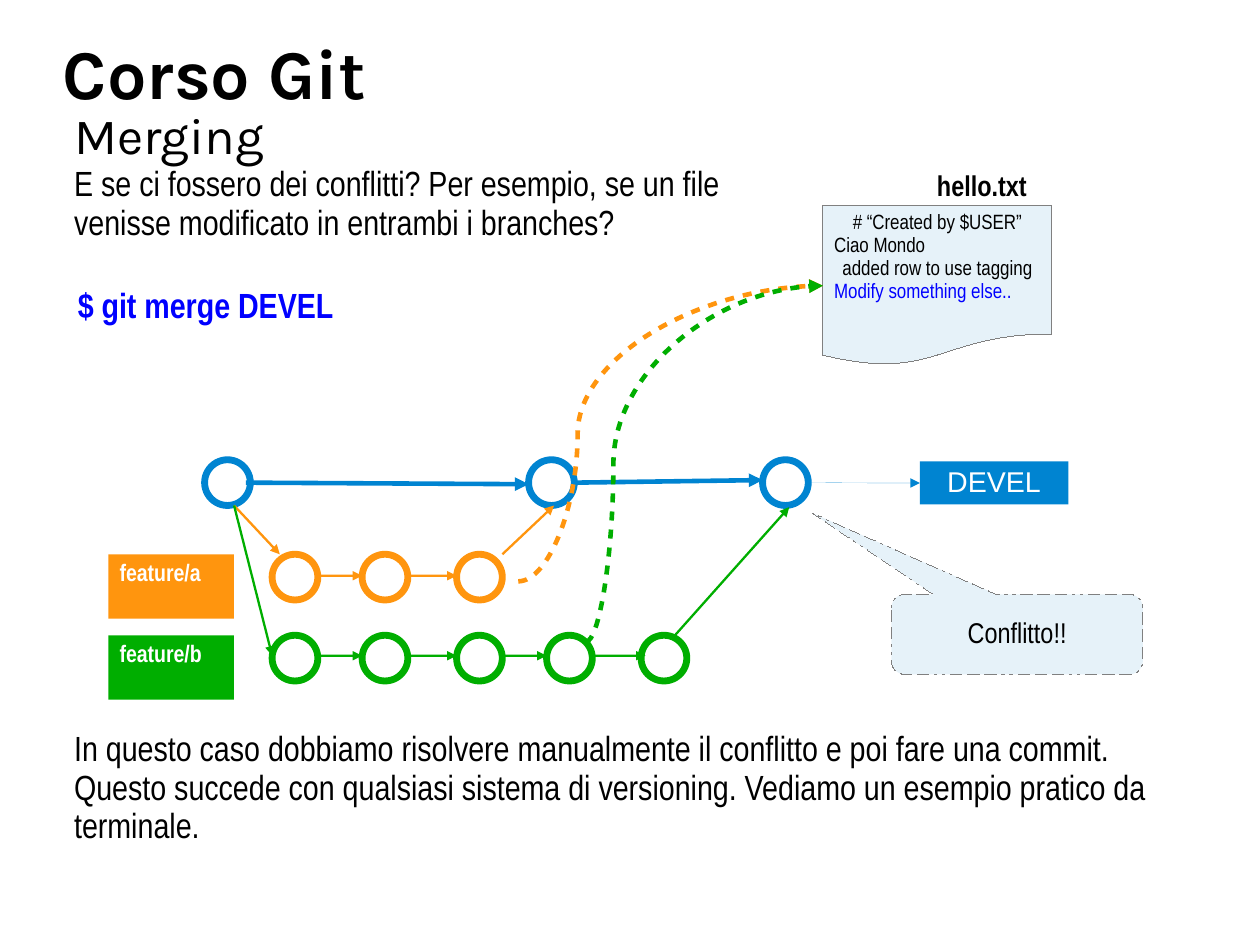
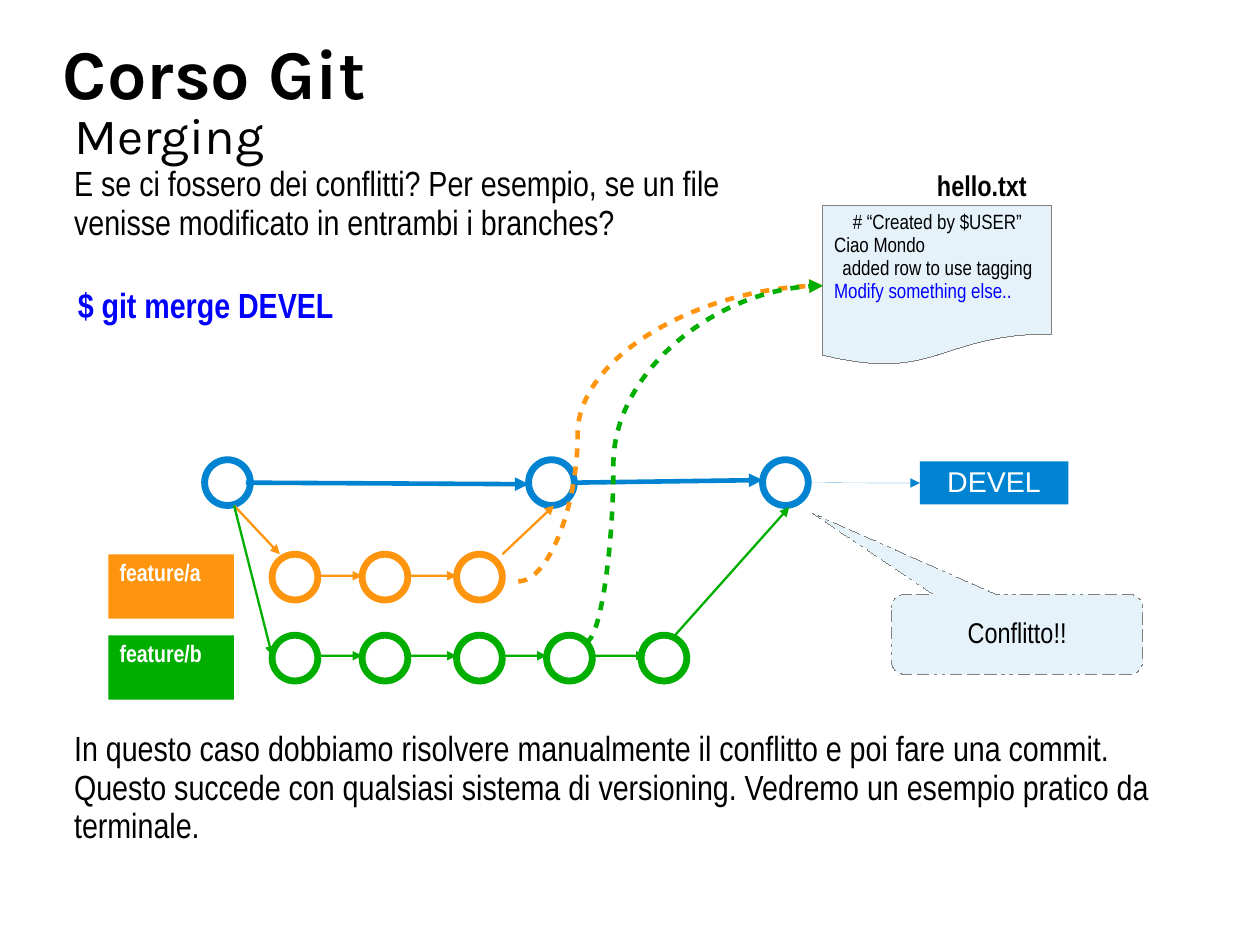
Before and after one commit to BticinoDeployer/corsogit, a slide deck: slide 45 of corsoGit.odp (slide 44 before the commit). Drawn at 1260x945 pixels with LibreOffice and Linux fonts; fonts in the diff are those of the drawing; background and template pictures are left out. Boxes give left, top, right and bottom in pixels: in the first picture for what was removed or moved away, otherwise in the second. Text is boxed around its words. In the diff, an @@ line names an element or a change of style, - is before the commit and + after.

Commit message:
Modificate presentazioni corso e compendio

```diff
--- a/corsoGit.odp
+++ b/corsoGit.odp
@@ text at (74, 735, 1149, 839): text changed @@
-In questo caso dobbiamo risolvere manualmente il conflitto e poi fare una commit. Questo succede con qualsiasi sistema di versioning. Vediamo un esempio pratico da terminale.
+In questo caso dobbiamo risolvere manualmente il conflitto e poi fare una commit. Questo succede con qualsiasi sistema di versioning. Vedremo un esempio pratico da terminale.
```
Also in this commit, not shown: 2 other slides changed, 1 slide added, 4 other files.
